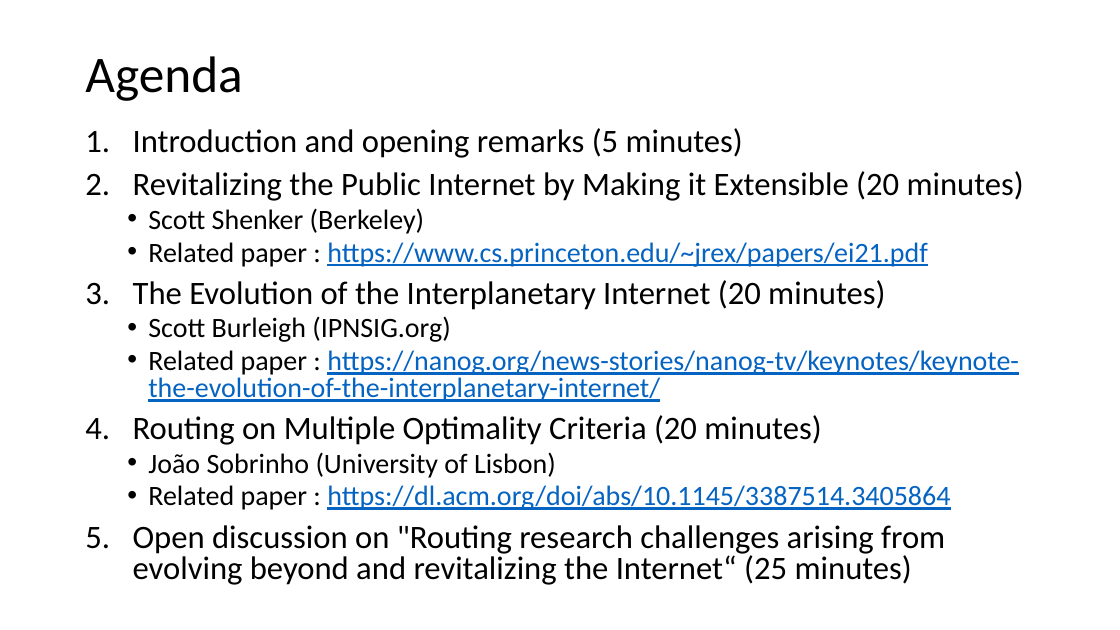
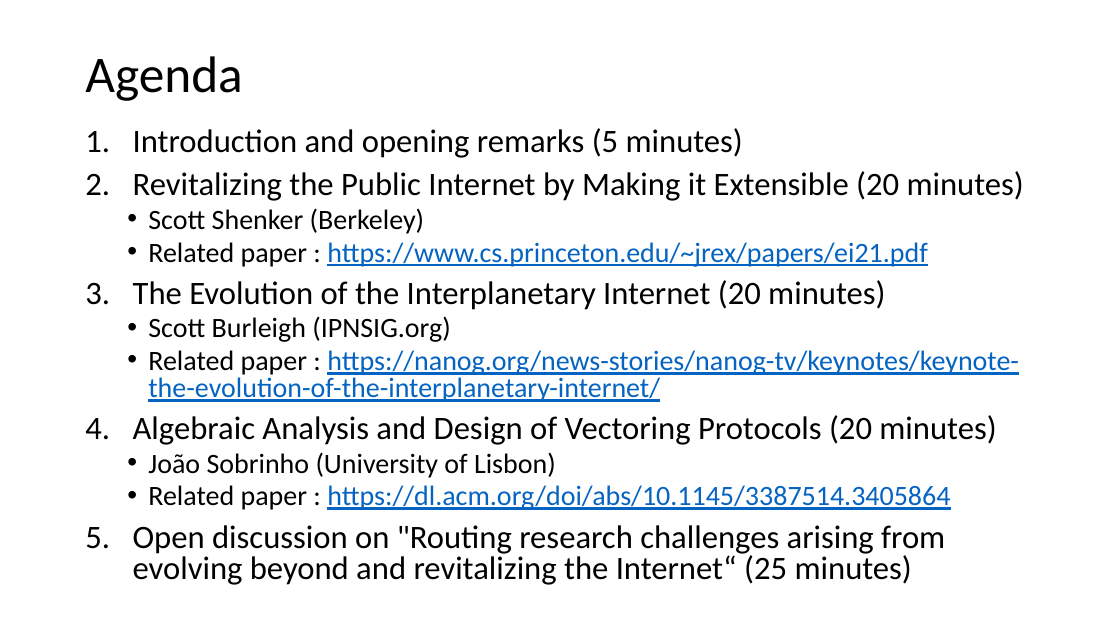
Before and after one commit to danielkinguk/sarah, a slide deck: slide 5 of IETF-111/Materials/SideMeetingModerator.pptx. Drawn at 1120x630 pixels with LibreOffice and Linux fonts; fonts in the diff are those of the drawing. Boxes give left, top, right and bottom in pixels: in the first picture for what was removed or moved away, otherwise in the second. Text is boxed around its words. In the diff, an @@ line names an element or a change of style, - is before the commit and + after.

```diff
--- a/IETF-111/Materials/SideMeetingModerator.pptx
+++ b/IETF-111/Materials/SideMeetingModerator.pptx
@@ text at <box>133,415,996,445</box>: text changed @@
-4. Routing on Multiple Optimality Criteria (20 minutes)
+4. Algebraic Analysis and Design of Vectoring Protocols (20 minutes)
```
